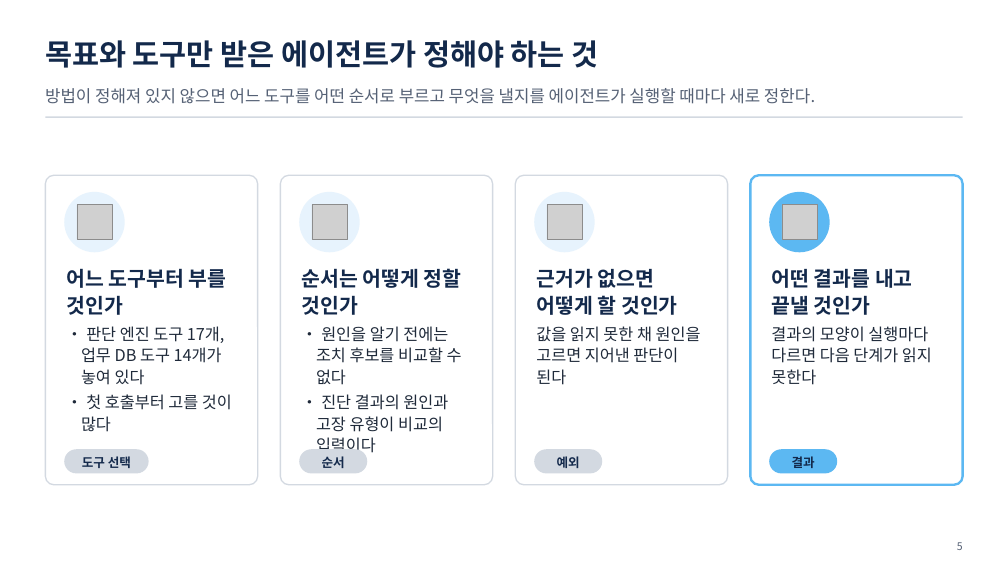
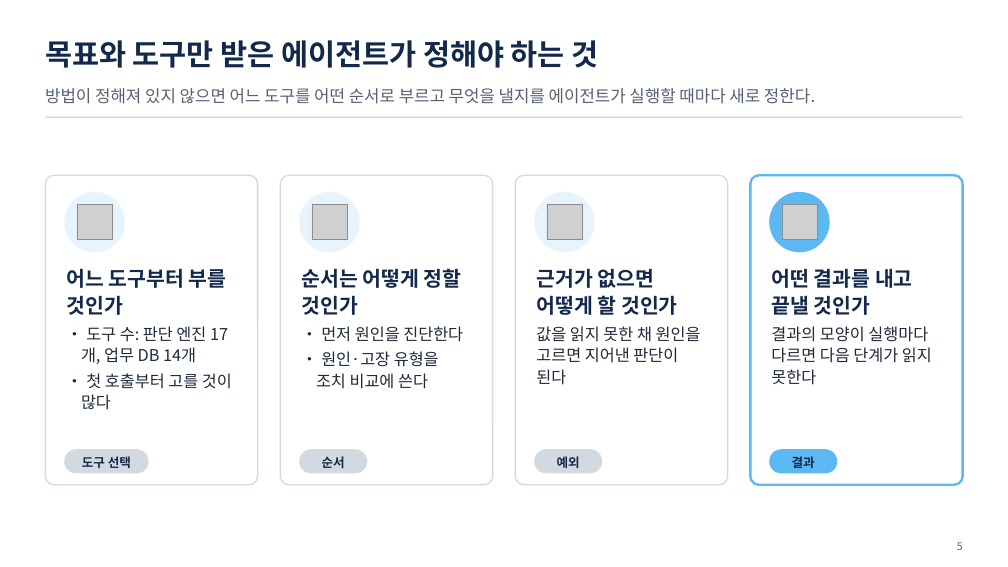
Before and after one commit to uengine-oss/hyd-iot-edu, a slide deck: slide 5 of workspace/강의제작/산출물/통합반/이론/06회차/통합반_06일차.pptx. Drawn at 1008x567 pixels with LibreOffice and Linux fonts; fonts in the diff are those of the drawing; grey boxes stand for pictures. Boxes give left, top, right and bottom in pixels: in the first picture for what was removed or moved away, otherwise in the second. Text is boxed around its words. In the diff, an @@ line names an element or a change of style, - is before the commit and + after.

```diff
--- a/workspace/강의제작/산출물/통합반/이론/06회차/통합반_06일차.pptx
+++ b/workspace/강의제작/산출물/통합반/이론/06회차/통합반_06일차.pptx
@@ text at (86, 326, 206, 363): text changed @@
-• 판단 엔진 도구 17개, 업무 DB 도구 14개가 놓여 있다
+• 도구 수: 판단 엔진 17개, 업무 DB 14개
@@ text at (316, 326, 463, 389): text changed @@
-• 원인을 알기 전에는 조치 후보를 비교할 수 없다
-• 진단 결과의 원인과 고장 유형이 비교의 입력이다
+• 먼저 원인을 진단한다
+• 원인·고장 유형을 조치 비교에 쓴다
```
Also in this commit, not shown: 3 other slides changed, 3 other files.
